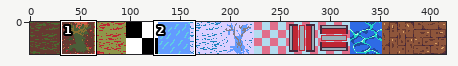
File history of a sprite sheet, images/tiles_thirteen.png. The picture above shows the old version from afar; the outline marks the close-up.
Close-up. As it was:
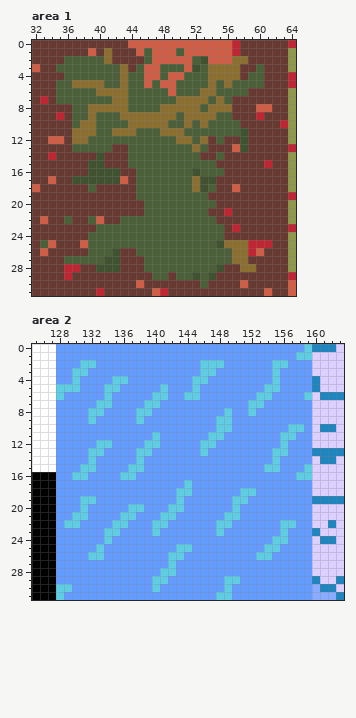
The file is 416x32 pixels. Colours within 5 levels of each other are drawn and written as one. Shown: area 1: x 32..64, y 0..31; area 2: x 125..163, y 0..31. The commit also changed other parts of the picture, which this record leaves out.
Now the later version:
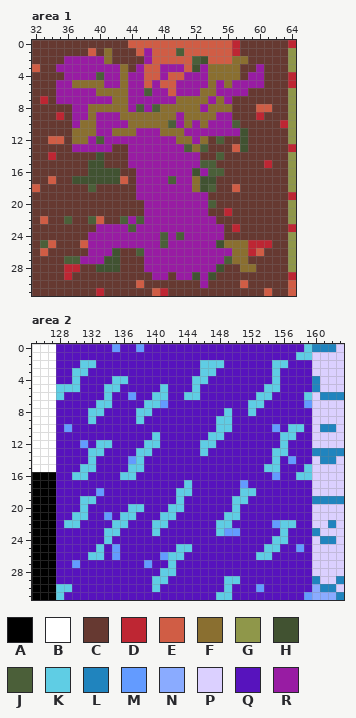
Palette (. is transparent): A #000000  B #ffffff  C #663931  D #be2633  E #d05d45  F #8a6f30  G #8f974a  H #415231  J #4b5f39  K #5fcde4  L #2084be  M #639bff  N #8aabff  P #dbd0ff  Q #5713bd  R #981ca3
The exact change:
--- area 1
@@ x 32..64 @@
  0 CCCCCCCCCCCCEEEEEEEEEEEEEDCCCCCCD
- 1 CCCCCCCECFCCCEJEEEJEEEEEEDCCCCCCG
- 2 CCCCJJJJJFCCCCJEEEEEJHEEEFFCCCCCG
- 3 ECCJJJJJJJJFCJEEJJJEHJFFFFCCJCCCG
- 4 CCCCJJJJJJJFJJEEJEEJJJFFFFCJJCCCD
- 5 CCCJJFFFFJJFJJEJEEJJJJFJFJJJJCCCD
- 6 CCCJJJJJFFFFJJJJJEJJJFFJJJJCCCCCG
- 7 CDCJJJJJJJFFJJJJJJFFFFJFJCCCCCCCG
- 8 CCCCCJJFFFFFJJJJFFFFFJFFFCCCEECCG
- 9 CCCDCJJFJJJFFFFFFFJFFFFJJCCCDCCCG
-10 CCCCCJFFJJJJFFFFFJJFJFJJJJCCCCCDG
-11 CCCCCFFFJJFFFJJJFFFJJJJJJJHCCCCCG
-12 CCEECFFJJJJJJJJJJJFFJFCJCCHCCCCCG
-13 CCCCCJJJJJCCJJJJJJJJFJCCCEHCCCCCD
-14 CCDCCCCCHCCCJJJJJJJJJCCJCCCCCCCCG
-15 CCCCCCCHHCCCJJJJJJJJJJJCCCCCCDCCG
-16 CCCCCCCHHHHCCJJJJJJJHJJJCCCCCCCCG
-17 CCECCHHHHHHECJJJJJJJFHHCCCCCCCCCG
-18 ECCCCCCJCCCCCJJJJJJJFHJCCECCCCCCG
-19 CCCCCCCCCCCCCJJJJJJJJJCCCCCCCCCCD
-20 CCCCCCCCCCCCCCJJJJJJJJJCCCCCCCCCG
-21 CCCCCCCCCCCCCCJJJJJJJJCCDCCCCCCCG
-22 CECCJCCJECCJJJJJJJJJJJJCCCCCCCCCG
-23 CCCCCCCCJJJJJJJJJJJJJJJJCDCCCCCCD
-24 CCCCCCCJJJJJJJJJJJJJJJJJCCCCCCCCG
-25 CJECCCEJJJJJJJJJJJJJJJJHFFFDDDCCG
-26 CECCCCCJJJHCCJJJJJJJJJJJJFFDECCCG
-27 CCCCJJJJJHHCCCJJJJJJJJJJJFFCCCCCG
-28 CCCCDDCCHHHCCCJJJJJJJJJHCCFFCCCCG
-29 CCCCDCCCCCCCCCCJJCJJHJHCCCCCCCCCD
-30 CCCCCCCCCCCCCECCCCCCCJCCCCECCCCCE
+ 1 CCCCCCCECFCCCEREEEJEEEEEEDCCCCCCG
+ 2 CCCCRRRRRFCCCCREEEEEJHEEEFFCCCCCG
+ 3 ECCRRRRRRRRFCREERRREHRFFFFCCRCCCG
+ 4 CCCCRRRRJRRFRREEREERRRFFFFCRRCCCD
+ 5 CCCRRFFFFRRFRREREERRRRFRFRRRRCCCD
+ 6 CCCRRRRRFFFFRRJRRERRRFFRRRRCCCCCG
+ 7 CDCRRRRRRRFFRRRRRRFFFFRFRCCCCCCCG
+ 8 CCCCCRRFFFFFRJRJFFFFFRFFFCCCEECCG
+ 9 CCCDCRRFRRRFFFFFFFRFFFFRRCCCDCCCG
+10 CCCCCRFFRRRRFFFFFJRFRFRRRJCCCCCDG
+11 CCCCCFFFRRFFFRRRFFFRRRRRRRHCCCCCG
+12 CCEECFFRJRRRRRRRRRFFRFCJCCHCCCCCG
+13 CCCCCRRRRRCCRRRRRRRJFJCCCEHCCCCCD
+14 CCDCCCCCHCCCRRRRRRRRRCCJCCCCCCCCG
+15 CCCCCCCHHCCCRRRRRRRRRJJCCCCCCDCCG
+16 CCCCCCCHHHHCCRRRRRRRHRJJCCCCCCCCG
+17 CCECCHHHHHHECRRRRJRRFHHCCCCCCCCCG
+18 ECCCCCCJCCCCCRRRRRRRFHJCCECCCCCCG
+19 CCCCCCCCCCCCCRRRRRRRRRCCCCCCCCCCD
+20 CCCCCCCCCCCCCCRRRRRRRRJCCCCCCCCCG
+21 CCCCCCCCCCCCCCRRRRRRRRCCDCCCCCCCG
+22 CECCJCCJECCJRJRRRRRRRRRCCCCCCCCCG
+23 CCCCCCCCRRRRJRRRRRRRRRRRCDCCCCCCD
+24 CCCCCCCRRRRRRRRRJRJRRRRRCCCCCCCCG
+25 CJECCCERRRRRRRRRJRRRRRRHFFFDDDCCG
+26 CECCCCCRRRHCCJRRRRRRRRRRRFFDECCCG
+27 CCCCJJRRRHHCCCRRRRRRRRRRJFFCCCCCG
+28 CCCCDDCCHHHCCCRRRRRRRRRHCCFFCCCCG
+29 CCCCDCCCCCCCCCCRRCRRHRHCCCCCCCCCD
+30 CCCCCCCCCCCCCECCCCCCCRCCCCECCCCCE
 31 CCCCCCCCDCCCCCCEDCCCCCCCCCCCCECCE
--- area 2
@@ x 125..163 @@
- 0 BBBMMMMMMMMMMMMMMMMMMMMMMMMMMMMMMMKLLLP
- 1 BBBMMMMMMMMMMMMMMMMMMMMMMMMMMMMMMKKPPPP
- 2 BBBMMMKKMMMMMMMMMMMMMKKKMMMMMMKKMMMPPPP
- 3 BBBMMKKMMMMMMMMMMMMMMKKMMMMMMMKMMMMPPPP
- 4 BBBMMKMMMMKKMMMMMMMMKKMMMMMMMMKMMMMLPPP
- 5 BBBKKKMMMKKMMMMMKMMMKMMMMMMMMKKMMMMLPPP
- 6 BBBKMMMMMKMMMMMKKMMKKMMMMMMMKKMMMMKPLLL
- 7 BBBMMMMMKKMMMMKKMMMMMMMMMMMKKMMMMMMPPPP
- 8 BBBMMMMKKMMMMKKMMMMMMMMMKMMKMMMMMMMPPPP
- 9 BBBMMMMKMMMMMKMMMMMMMMMKKMMMMMMMMMMPPPP
-10 BBBMMMMMMMMMMMMMMMMMMMMKKMMMMMMMKKMPLLP
-11 BBBMMMMMMMMMMMMKMMMMMMKKMMMMMMMKKMMPPPP
-12 BBBMMMMMKKMMMMKKMMMMMKKMMMMMMMMKMMMPPPP
-13 BBBMMMMKKMMMMKKMMMMMMKMMMMMMMMKKMMMLLLL
-14 BBBMMMMKMMMMMKMMMMMMMMMMMMMMMMKMMMMPLLP
-15 BBBMMMKKMMMMKKMMMMMMMMMMMMMMMKKMMMKPPPP
-16 AAAMMKKMMMMKKMMMMMMMMMMMMMMMMMMMMKKPPPP
-17 AAAMMMMMMMMMMMMMMMMKMMMMMMMMMMMMMMMPPPP
-18 AAAMMMMMMMMMMMMMMMKKMMMMMMKKMMMMMMMPPPP
-19 AAAMMMKKMMMMMMMMMMKMMMMMMKKMMMMMMMMLLLL
-20 AAAMMMKMMMMMKKMMMKKMMMMMMKMMMMMMMMMPPPP
-21 AAAMMKKMMMMKKMMMKKMMMMMMKKMMMMMMMMMPPPP
-22 AAAMKKMMMMKKMMMKKMMMMMMKKMMMMMMKKMMPPLP
-23 AAAMMMMMMKKMMMMKMMMMMMMKMMMMMMMKMMMLPPP
-24 AAAMMMMMMKMMMMMMMMMMMMMMMMMMMMKKMMMPLLP
-25 AAAMMMMMKMMMMMMMMMKKMMMMMMMMMKKMMMMPPPP
-26 AAAMMMMKKMMMMMMMMKKMMMMMMMMMKKMMMMMPPPP
-27 AAAMMMMMMMMMMMMMMKMMMMMMMMMMMMMMMMMPPPP
-28 AAAMMMMMMMMMMMMMKKMMMMMMMMMMMMMMMMMPPPP
-29 AAAMMMMMMMMMMMMKKMMMMMMMKKMMMMMMMMMLPPL
-30 AAAKKMMMMMMMMMMKMMMMMMMMKMMMMMMMMMMNLLP
-31 AAAKMMMMMMMMMMMMMMMMMMMKKMMMMMMMMMMNNNL
+ 0 BBBQQQQQQQMQQMQQQQQQQQQQQQQQQQQQQQKLLLP
+ 1 BBBQQQQQQQQQQQQQQQQQQQQQQQQQQQQQQKKPPPP
+ 2 BBBQQQKKQQQQQQQQQQQQQKKKQQQQQQKKQQQPPPP
+ 3 BBBQQKKQQQQQQQQQQQQQQKKQQQQQQQKQQQQPPPP
+ 4 BBBQQKQQQQKKQQQQQQQQKKQQQQQQQQKQQQQLPPP
+ 5 BBBKKKQQQKKQQQQQKQQQKQQQQQQQQKKQQQQLPPP
+ 6 BBBKQQQQQKQQMQQKKQQKKQQQQQQQKKQQQQKPLLL
+ 7 BBBQQQQQKKQQQQKKMQQQQQQQQQQKKQQQQQMPPPP
+ 8 BBBQQQQKKQQQQKKQQQQQQQQQKQQKQQQQQQQPPPP
+ 9 BBBQQQQKQQQQQKQQQQQQQQQKKQQQQQQQQQQPPPP
+10 BBBQMQQQQQQQQQQQQQQQQQQKKQQQQQMQKKQPLLP
+11 BBBQQQQQQQQQQQQKQQQQQQKKQQQQQQQKKQQPPPP
+12 BBBQQQMQKKQQQQKKQQQQQKKQQQQQQQQKQQQPPPP
+13 BBBQQQQKKQQQQKKQQQQQQKQQQQQQQQKKQQQLLLL
+14 BBBQQQQKQQQQMKQQQQQQQQQQQQQQQQKQMQQPLLP
+15 BBBQQQKKQQQQKKQQQQQQQQQQQQQQQKKQQQKPPPP
+16 AAAQQKKQQQQKKQQQQQQQQQQQQQQQQQMQQKKPPPP
+17 AAAQQQQQQQQQQQQQQQQKQQQQQQMQQQQQQQQPPPP
+18 AAAQQQQQMQQQQQQQQQKKQQQQQQKKQQQQQQQPPPP
+19 AAAQQQKKQQQQQQQQQQKQQQQQQKKQQQQQQQQLLLL
+20 AAAQQQKQQQQQKKQQQKKQQQQQQKQQQQQQQQQPPPP
+21 AAAQQKKQQMQKKQQQKKQQQQQQKKQQQQQQQQQPPPP
+22 AAAQKKQQQQKKQQQKKQQQQQQKKQQQQQMKKQQPPLP
+23 AAAQQQQQQKKQQQQKQQQQQQQKMMQQQQQKQQQLPPP
+24 AAAQQQQQQKQQQQQQQQQQQQQQQQQQQQKKQQQPLLP
+25 AAAQQQQQKQMQQQQQQQKKQQQQQQQQQKKQQMQPPPP
+26 AAAQQQQKKQMQQQQQMKKQQQQQQQQQKKQQQQQPPPP
+27 AAAQQMQQQQQQQQMQQKQQQQQQQQQQQQQQQQQPPPP
+28 AAAQQQQQQQQQQQQQKKQQQQQQQQQQQQQQQQQPPPP
+29 AAAQQQQQQQQQQQQKKQQQQQQQKKQQQQQQQQQLPPL
+30 AAAKKQQQQQQQQQQKQQQQQQQQKQQQMQQQQQQNLLP
+31 AAAKQQQQQQQQQQQQQQQQQQQKKQQQQQQQQQMNNNL
Changed places in both close-ups, as pixel boxes (x1, y1, x2, y2):
changed: (56, 48, 264, 288)
changed: (56, 344, 312, 600)
